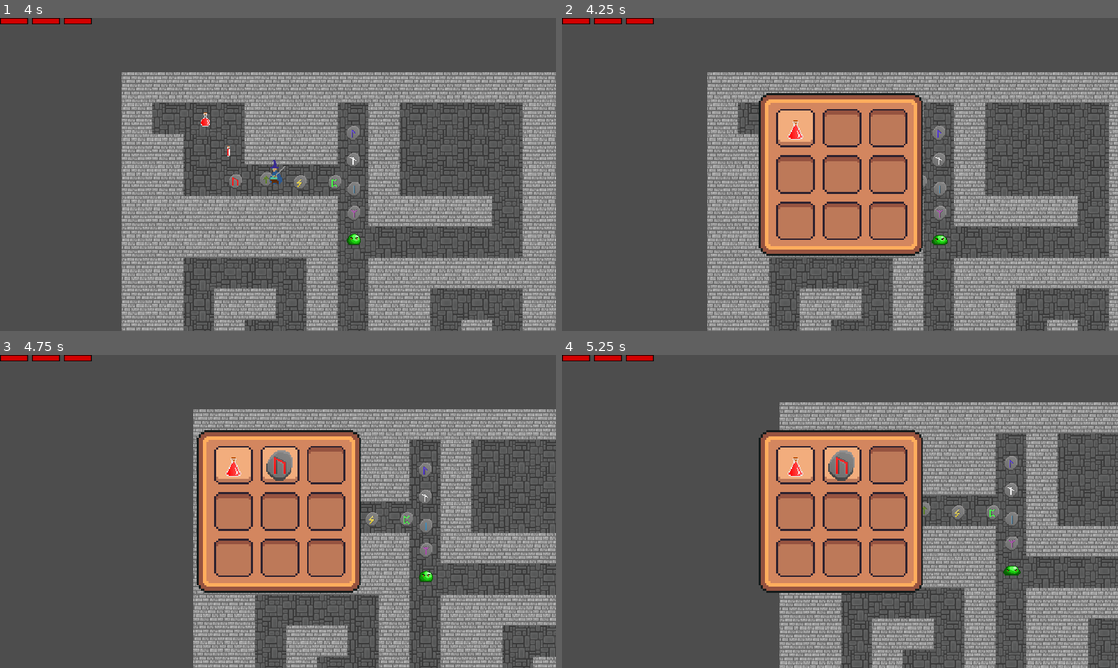
Above: before the commit, frames 1-4 (two rows, left to right).
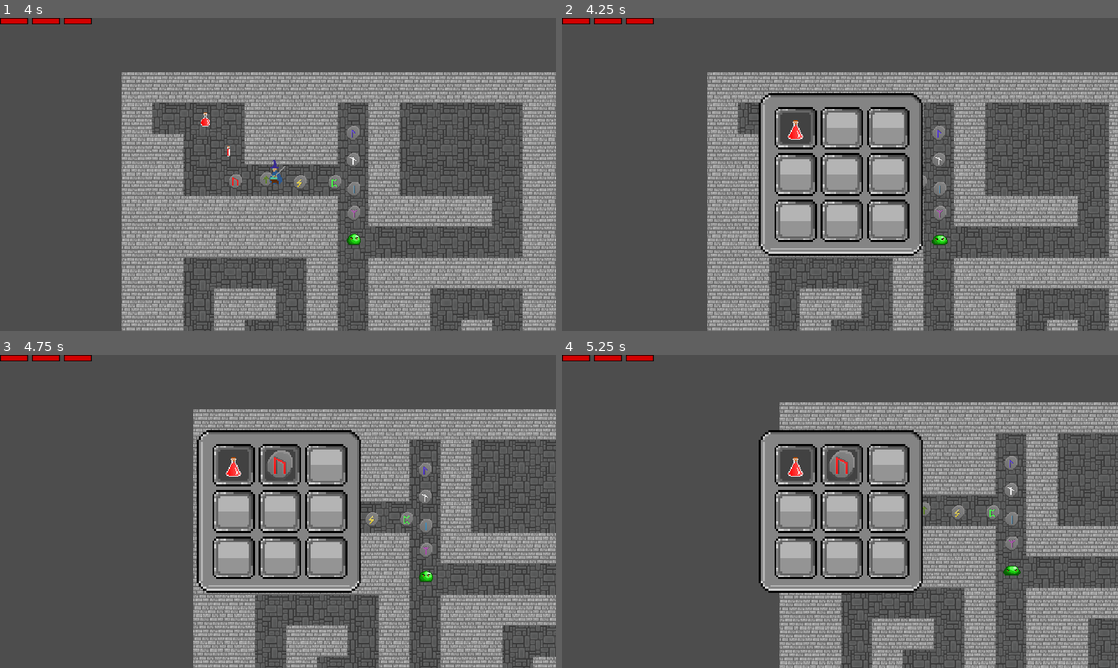
Above: after the commit, the same moments.

Repository: JCudak/ConquerDarkness
Game: Godot game, scene res://assets/scenes/main.tscn
The game is run twice, just before and just after one commit, with the same random seed, the same clock (stepped at 60 frames per second) and the same inputs.
Inputs (mouse positions are in pixels of both pictures, inside the frame that each line leads up to):
- Up to frame 1 (4 s): tap Enter at 0.5 s; move the mouse to (400, 158) at 0.52 s; hold D (right) 0.53-1.28 s; click (400, 158) at 0.6 s; move the mouse to (166, 190) at 1.27 s; hold S (down) 1.28-2.03 s; tap E (pickup_item) at 1.35, 2.85 s; move the mouse to (333, 105) at 2.02 s; hold D (right) 2.03-2.78 s; click (333, 105) at 2.1 s; move the mouse to (250, 237) at 2.77 s; hold W (up) 2.78-3.53 s; click (250, 237) at 2.92 s; move the mouse to (444, 221) at 3.52 s; hold A (left) from 3.53 s (still down); click (444, 221) at 3.6 s
- Up to frame 2 (4.25 s): keep holding A (left); tap I (toggle_inventory) at 4.15 s
- Up to frame 3 (4.75 s): keep holding A (left); move the mouse to (111, 464) at 4.27 s; tap E (pickup_item) at 4.35 s
- Up to frame 4 (5.25 s): move the mouse to (867, 511) at 5.02 s; release A (left) at 5.03 s; hold S (down) from 5.03 s (still down); click (867, 511) at 5.1 s

Frame 1 is identical in both runs. In frame 2, 15% of the frame differs, in the area x 35-65%, y 24-76%; in frame 3, 15%; in frame 4, 15%.

Commit message:
added HUD assets enemy healthbar assets and set UI assets for inventory

Diff:
--- a/assets/scenes/inventory_gui.tscn
+++ b/assets/scenes/inventory_gui.tscn
@@ -1,8 +1,8 @@
 [gd_scene load_steps=4 format=3 uid="uid://cnnpba7fwvyjg"]
 
-[ext_resource type="Texture2D" uid="uid://cupq0ji6ev5kh" path="res://assets/sprites/InventoryRect.png" id="1_3s67u"]
 [ext_resource type="Script" path="res://scripts/inventory_gui.gd" id="1_bv2i1"]
 [ext_resource type="PackedScene" uid="uid://v3s0c35yl6sp" path="res://assets/scenes/slot.tscn" id="2_cavbc"]
+[ext_resource type="Texture2D" uid="uid://cn107r437ffnm" path="res://assets/sprites/UI/UI_frame.png" id="2_lukxw"]
 
 [node name="InventoryGUI" type="Control"]
 layout_mode = 3
@@ -30,7 +30,8 @@
 offset_bottom = 42.0
 grow_horizontal = 2
 grow_vertical = 2
-texture = ExtResource("1_3s67u")
+texture = ExtResource("2_lukxw")
+region_rect = Rect2(7, 7, 18, 18)
 patch_margin_left = 6
 patch_margin_top = 6
 patch_margin_right = 6
--- a/assets/scenes/slot.tscn
+++ b/assets/scenes/slot.tscn
@@ -1,7 +1,7 @@
 [gd_scene load_steps=3 format=3 uid="uid://v3s0c35yl6sp"]
 
 [ext_resource type="Script" path="res://scripts/slot.gd" id="1_ns278"]
-[ext_resource type="Texture2D" uid="uid://54g81f3ga0j4" path="res://assets/sprites/inventorySlot.png" id="2_wkurl"]
+[ext_resource type="Texture2D" uid="uid://dvk66qllqykvp" path="res://assets/sprites/UI/UI_slot.png" id="2_4wnc5"]
 
 [node name="Slot" type="Panel"]
 self_modulate = Color(1, 1, 1, 0)
@@ -21,9 +21,10 @@
 
 [node name="Background" type="Sprite2D" parent="."]
 texture_filter = 1
-texture = ExtResource("2_wkurl")
+texture = ExtResource("2_4wnc5")
 centered = false
-vframes = 2
+offset = Vector2(-6, -6)
+hframes = 2
 
 [node name="CenterContainer" type="CenterContainer" parent="."]
 layout_mode = 1
Binary file added: assets/sprites/UI/BarFill.png
Not shown, added: assets/sprites/UI/BarFill.png.import
Binary file added: assets/sprites/UI/Button.png
Not shown, added: assets/sprites/UI/Button.png.import
Binary file added: assets/sprites/UI/HUD_health.png
Not shown, added: assets/sprites/UI/HUD_health.png.import
Binary file added: assets/sprites/UI/HUD_no_quickslots.png
Not shown, added: assets/sprites/UI/HUD_no_quickslots.png.import
Binary file added: assets/sprites/UI/HUD_quickslots.png
Not shown, added: assets/sprites/UI/HUD_quickslots.png.import
Binary file added: assets/sprites/UI/UI_frame.png
Not shown, added: assets/sprites/UI/UI_frame.png.import
(and 4 more such lines)
